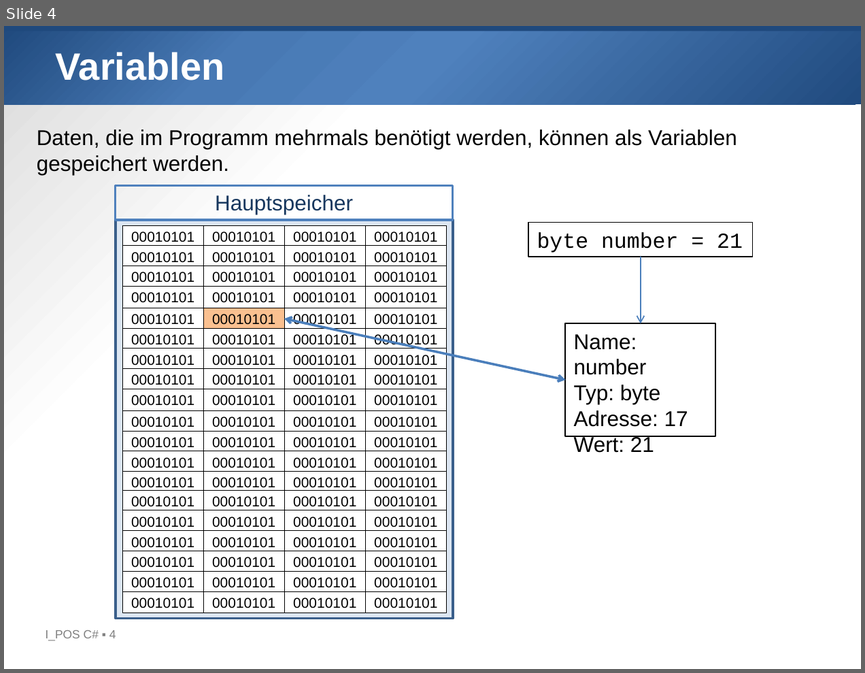
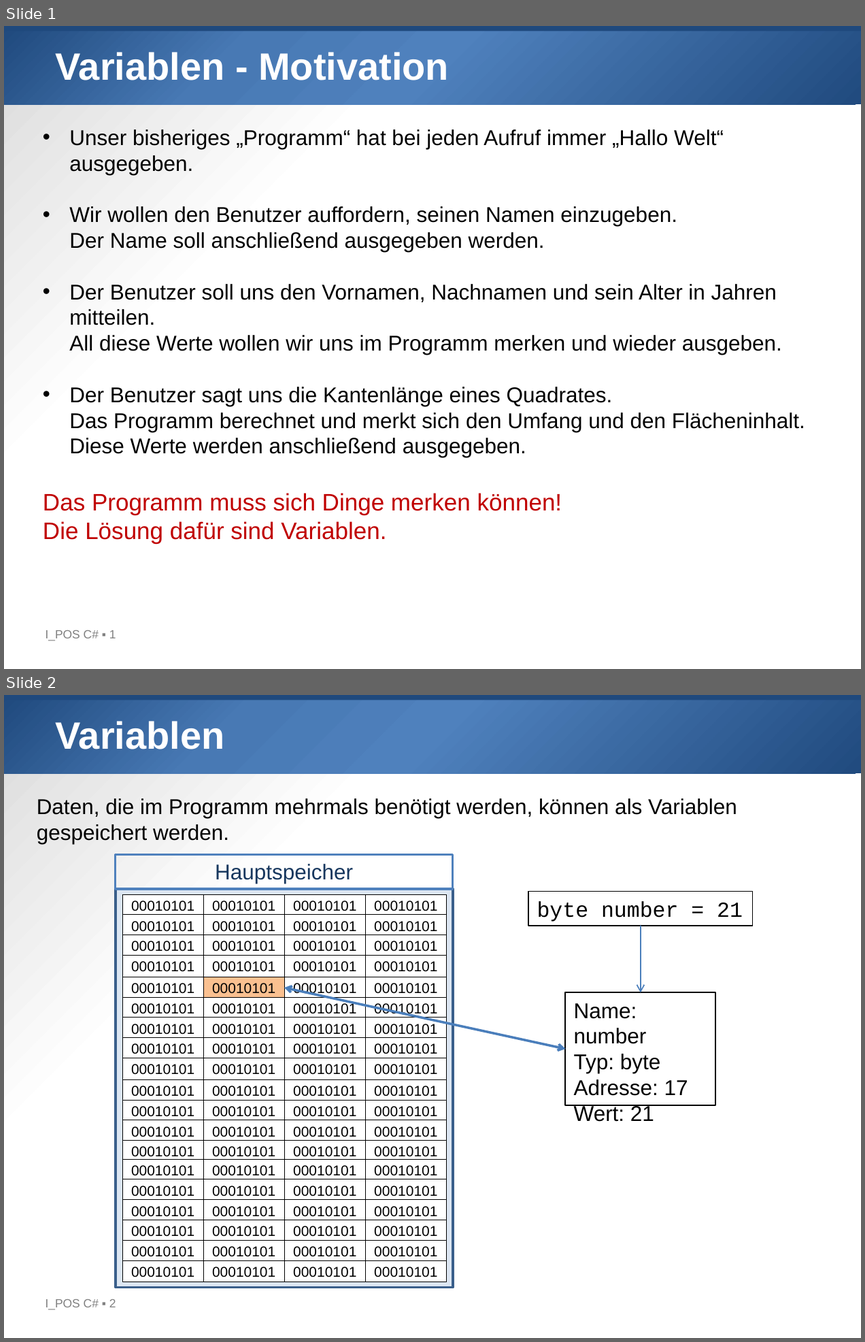
Before and after one commit to htl-leo-prog-1/examples-ha, a slide deck: 02_Variablen/02_Variablen.pptx. Shown one above the other, each under a label of ours: slide 4 before the commit, slides 1 and 2 after it. The pictures are 865x673 and 865x1342 pixels, drawn with LibreOffice and Linux fonts; fonts in the diff are those of the drawing; background and template pictures are left out. Boxes give left, top, right and bottom in pixels: in the first picture for what was removed or moved away, otherwise in the second. Text is boxed around its words. In the diff, an @@ line names an element or a change of style, - is before the commit and + after.

Commit message:
variablen

```diff
--- a/02_Variablen/02_Variablen.pptx
+++ b/02_Variablen/02_Variablen.pptx
@@ slide 1 added at (4, 26, 861, 669), background gradient #FFFFFF to #D9D9D9; not listed: 3 template elements that a slide beside it also shows @@
@@ title added at (56, 52, 449, 80), 32 pt, text #FFFFFF, bold @@
+Variablen - Motivation
@@ text added at (43, 129, 805, 543), 18 pt, text #000000 @@
+• Unser bisheriges „Programm“ hat bei jeden Aufruf immer „Hallo Welt“ ausgegeben.
+• Wir wollen den Benutzer auffordern, seinen Namen einzugeben.
+  Der Name soll anschließend ausgegeben werden.
+• Der Benutzer soll uns den Vornamen, Nachnamen und sein Alter in Jahren mitteilen.
+  All diese Werte wollen wir uns im Programm merken und wieder ausgeben.
+• Der Benutzer sagt uns die Kantenlänge eines Quadrates.
+  Das Programm berechnet und merkt sich den Umfang und den Flächeninhalt.
+  Diese Werte werden anschließend ausgegeben.
+Das Programm muss sich Dinge merken können!
+Die Lösung dafür sind Variablen.
@@ what was slide 4 is now slide 2 @@
@@ text at (45, 1299, 116, 1310): text changed @@
-I_POS C# ▪ 4
+I_POS C# ▪ 2
```
Also in this commit, not shown: 8 slides removed, 6 other files.
